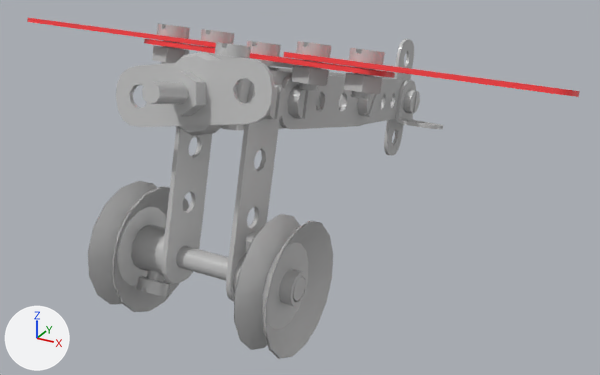
The glTF model assets/Merkur.glb as it was, and as the next commit left it.
Rendered twice from a camera (50 mm lens) standing at (0.0757, -0.1324, 0.1225) and looking at (-0.0009, 0.0068, 0.0529). Lighting does not change. The marker at lower left points along +X, +Y and +Z.

Script lines for the objects in view, before the commit:
```python
mat_cervena = principled_material('Cervena')
mat_cervena.base_color = (1.0, 0.0508, 0.0576)  # red #ff4044
mat_cervena.roughness = 0.3
mat_seda = principled_material('Seda')
mat_seda.base_color = (0.529, 0.529, 0.529)  # light grey #c0c0c0
mat_seda.roughness = 0.3
me_mini_letadlo_body_a = bpy.data.meshes.new('Mini_Letadlo_Body_A')
me_mini_letadlo_body_a.from_pydata(...)  # 3024 vertices, 6112 faces; spans x -0.0549..0.0549, y -0.0003..0.0569, z -0.0432..0.0534
# faces by material slot: [5368, 744]
me_mini_letadlo_body_a.materials.append(mat_seda)  # light grey #c0c0c0
me_mini_letadlo_body_a.materials.append(mat_cervena)  # red #ff4044
me_mini_letadlo_vrtule = bpy.data.meshes.new('Mini_Letadlo_Vrtule')
me_mini_letadlo_vrtule.from_pydata(...)  # 136 vertices, 272 faces; spans x -0.0139..0.0139, y -0.0004..0.0181, z -0.0098..0.0098
me_mini_letadlo_vrtule.materials.append(mat_seda)  # light grey #c0c0c0
ob_mini_letadlo_body_a = bpy.data.objects.new('Mini_Letadlo_Body_A', me_mini_letadlo_body_a)
ob_mini_letadlo_body_a.location = (0.0, 0.0, 0.0313)
ob_mini_letadlo_body_a.rotation_euler = (-1.289, 3.136, 0.0)  # degrees (-74, 180, 0)
ob_mini_letadlo_vrtule = bpy.data.objects.new('Mini_Letadlo_Vrtule', me_mini_letadlo_vrtule)
ob_mini_letadlo_vrtule.parent = ob_mini_letadlo_body_a
ob_mini_letadlo_vrtule.location = (0.0, 0.0416, -0.0353)
ob_mini_letadlo_vrtule.rotation_euler = (-1.571, 0.0, -0.667)  # degrees (-90, 0, -38)
```
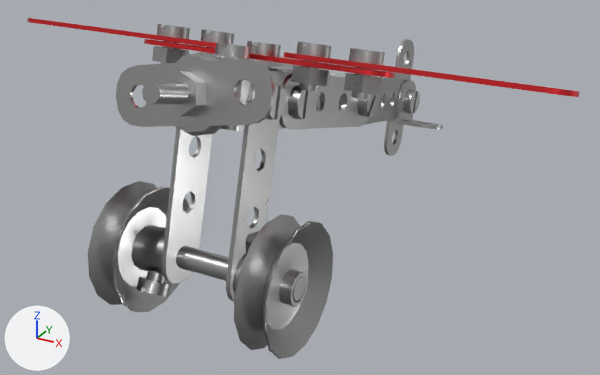
Diff of the bpy script that builds the scene:
```diff
--- a/assets/Merkur.glb.py
+++ b/assets/Merkur.glb.py
@@ img_metalstainlesssteelbrushed002_roughness_2k_metalness @@
+img_metalstainlesssteelbrushed002_roughness_2k_metalness = load_image('MetalStainlessSteelBrushed002_ROUGHNESS_2K_METALNESS', '_unpacked/MetalStainlessSteelBrushed002_ROUGHNESS_2K_METALNESS', 2048, 2048, 'Non-Color')
@@ img_metalstainlesssteelbrushed002_nrm_2k_metalness @@
+img_metalstainlesssteelbrushed002_nrm_2k_metalness = load_image('MetalStainlessSteelBrushed002_NRM_2K_METALNESS', '_unpacked/MetalStainlessSteelBrushed002_NRM_2K_METALNESS', 2048, 2048, 'Non-Color')
@@ mat_seda @@
 mat_seda = bpy.data.materials.new('Seda')
-# nodes: BsdfPrincipled, OutputMaterial
+# nodes: BsdfPrincipled, Mapping x2, NormalMap, OutputMaterial, SeparateColor, TexImage x2, UVMap x2
 # colours: light grey #c0c0c0
+# uses the picture img_metalstainlesssteelbrushed002_nrm_2k_metalness
+# uses the picture img_metalstainlesssteelbrushed002_roughness_2k_metalness
@@ mat_cervena @@
 mat_cervena = bpy.data.materials.new('Cervena')
-# nodes: BsdfPrincipled, OutputMaterial
+# nodes: BsdfPrincipled, Mapping x2, NormalMap, OutputMaterial, SeparateColor, TexImage x2, UVMap x2
 # colours: red #ff4044
+# uses the picture img_metalstainlesssteelbrushed002_nrm_2k_metalness
+# uses the picture img_metalstainlesssteelbrushed002_roughness_2k_metalness
@@ ob_mini_letadlo_vrtule @@
 ob_mini_letadlo_vrtule.location = (0.0, 0.0416, -0.0353)
-ob_mini_letadlo_vrtule.rotation_euler = (-1.571, 0.0, -0.667)  # degrees (-90, 0, -38)
+ob_mini_letadlo_vrtule.rotation_euler = (-1.571, 0.0, -0.657)  # degrees (-90, 0, -38)
```

What differs and where, as boxes (x1, y1, x2, y2) in the pictures (600 x 375 px):
'Mini_Letadlo_Body_A', surface changed: (27, 18, 579, 359) in both
'Mini_Letadlo_Vrtule', surface changed, turned: before (116, 58, 275, 127); after (116, 59, 275, 127)
